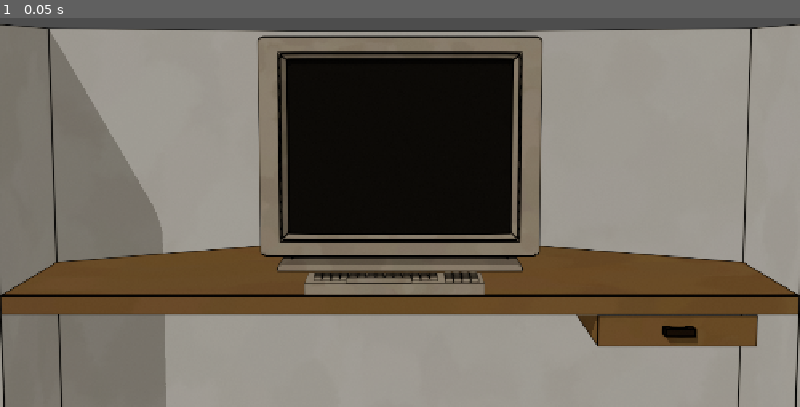
Above: before the commit, frame 1.
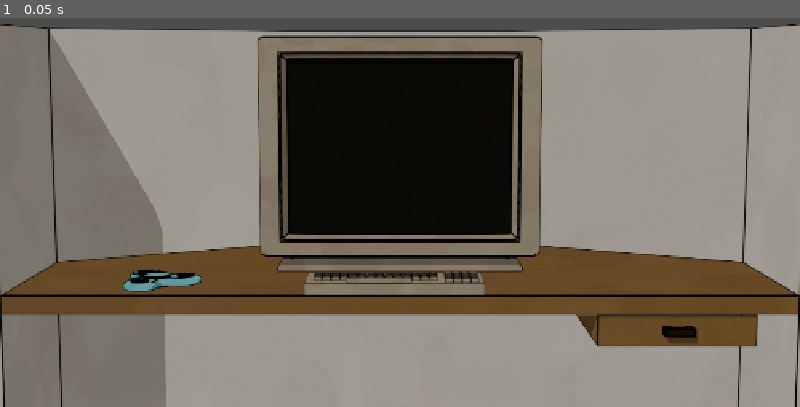
Above: after the commit, the same moment.

Repository: Jelleas/gmtk-2026
Game: Godot game, scene res://src/office/office_view.tscn
Two runs of this game, one before a commit and one after it. Both use one fixed random seed, a clock stepped at 60 frames per second and the inputs below. This scene is started directly instead of the project's main scene.
Inputs:
- Up to frame 1 (0.05 s): no input

The runs differ from the first frame. In frame 1, 0.4% of the frame differs, in the area x 15-26%, y 64-71%.

Commit message:
add fidget spinner

Diff:
--- a/src/office/office_view.tscn
+++ b/src/office/office_view.tscn
@@ -5,6 +5,7 @@
 [ext_resource type="Texture2D" uid="uid://djq0b6sik4lfi" path="res://resources/images/screen_big.png" id="3_njq1x"]
 [ext_resource type="Texture2D" uid="uid://6id4kgplte8j" path="res://resources/images/drawer.png" id="4_4toum"]
 [ext_resource type="Texture2D" uid="uid://cgs3ql80lfoxx" path="res://resources/images/keyboard.png" id="5_f2vto"]
+[ext_resource type="Texture2D" uid="uid://dqtrmve8qe6co" path="res://resources/images/fidget.png" id="6_w5j7g"]
 
 [sub_resource type="AtlasTexture" id="AtlasTexture_8664f"]
 atlas = ExtResource("4_4toum")
@@ -56,6 +57,84 @@
 "speed": 12.0
 }]
 
+[sub_resource type="AtlasTexture" id="AtlasTexture_4toum"]
+atlas = ExtResource("6_w5j7g")
+region = Rect2(0, 0, 1280, 720)
+
+[sub_resource type="AtlasTexture" id="AtlasTexture_eahjm"]
+atlas = ExtResource("6_w5j7g")
+region = Rect2(1280, 0, 1280, 720)
+
+[sub_resource type="AtlasTexture" id="AtlasTexture_qo6pi"]
+atlas = ExtResource("6_w5j7g")
+region = Rect2(2560, 0, 1280, 720)
+
+[sub_resource type="AtlasTexture" id="AtlasTexture_1erip"]
+atlas = ExtResource("6_w5j7g")
+region = Rect2(3840, 0, 1280, 720)
+
+[sub_resource type="AtlasTexture" id="AtlasTexture_jak34"]
+atlas = ExtResource("6_w5j7g")
+region = Rect2(5120, 0, 1280, 720)
+
+[sub_resource type="AtlasTexture" id="AtlasTexture_n1tl4"]
+atlas = ExtResource("6_w5j7g")
+region = Rect2(6400, 0, 1280, 720)
+
+[sub_resource type="AtlasTexture" id="AtlasTexture_vwhb2"]
+atlas = ExtResource("6_w5j7g")
+region = Rect2(7680, 0, 1280, 720)
+
+[sub_resource type="AtlasTexture" id="AtlasTexture_36bkk"]
+atlas = ExtResource("6_w5j7g")
+region = Rect2(8960, 0, 1280, 720)
+
+[sub_resource type="AtlasTexture" id="AtlasTexture_3q6gu"]
+atlas = ExtResource("6_w5j7g")
+region = Rect2(10240, 0, 1280, 720)
+
+[sub_resource type="AtlasTexture" id="AtlasTexture_l01pw"]
+atlas = ExtResource("6_w5j7g")
+region = Rect2(11520, 0, 1280, 720)
+
+[sub_resource type="SpriteFrames" id="SpriteFrames_t56j7"]
+animations = [{
+"frames": [{
+"duration": 1.0,
+"texture": SubResource("AtlasTexture_4toum")
+}, {
+"duration": 1.0,
+"texture": SubResource("AtlasTexture_eahjm")
+}, {
+"duration": 1.0,
+"texture": SubResource("AtlasTexture_qo6pi")
+}, {
+"duration": 1.0,
+"texture": SubResource("AtlasTexture_1erip")
+}, {
+"duration": 1.0,
+"texture": SubResource("AtlasTexture_jak34")
+}, {
+"duration": 1.0,
+"texture": SubResource("AtlasTexture_n1tl4")
+}, {
+"duration": 1.0,
+"texture": SubResource("AtlasTexture_vwhb2")
+}, {
+"duration": 1.0,
+"texture": SubResource("AtlasTexture_36bkk")
+}, {
+"duration": 1.0,
+"texture": SubResource("AtlasTexture_3q6gu")
+}, {
+"duration": 1.0,
+"texture": SubResource("AtlasTexture_l01pw")
+}],
+"loop": 1,
+"name": &"default",
+"speed": 10.0
+}]
+
 [node name="OfficeView" type="Node2D" unique_id=1646300841]
 
 [node name="Cubicle" type="Sprite2D" parent="." unique_id=1034416873]
@@ -77,3 +156,8 @@
 [node name="Keyboard" type="Sprite2D" parent="." unique_id=1051419264]
 texture = ExtResource("5_f2vto")
 offset = Vector2(640, 360)
+
+[node name="Fidget" type="AnimatedSprite2D" parent="." unique_id=420039547]
+sprite_frames = SubResource("SpriteFrames_t56j7")
+frame_progress = 0.9740623
+offset = Vector2(640, 360)
Binary file added: resources/images/fidget.png
Not shown, added: resources/images/fidget.png.import
